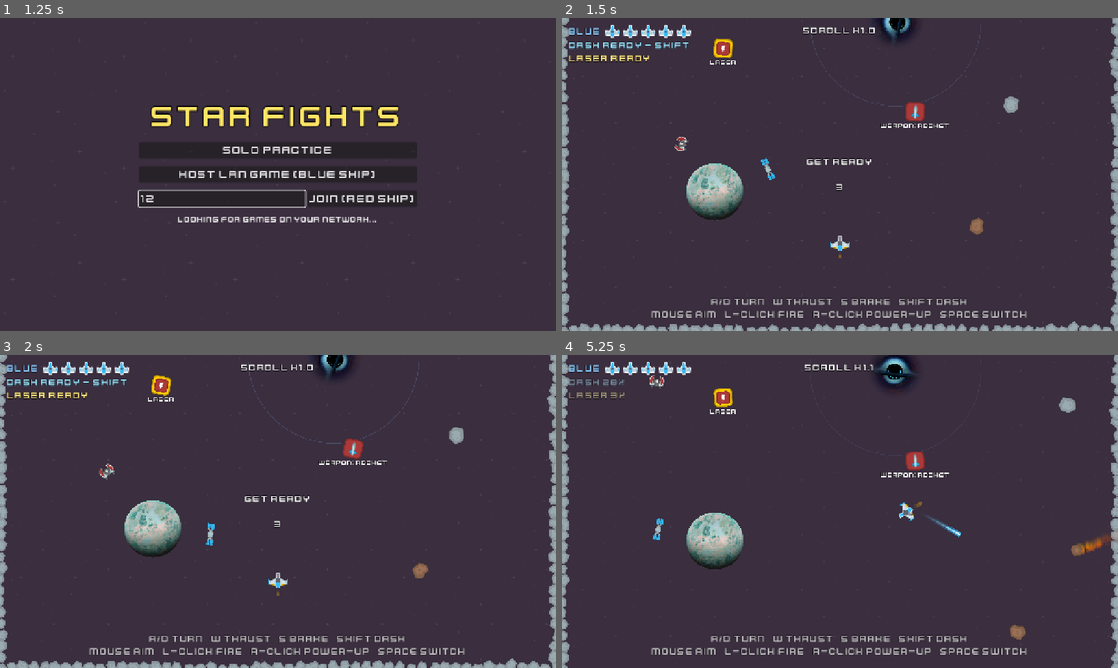
Above: before the commit, frames 1-4 (two rows, left to right).
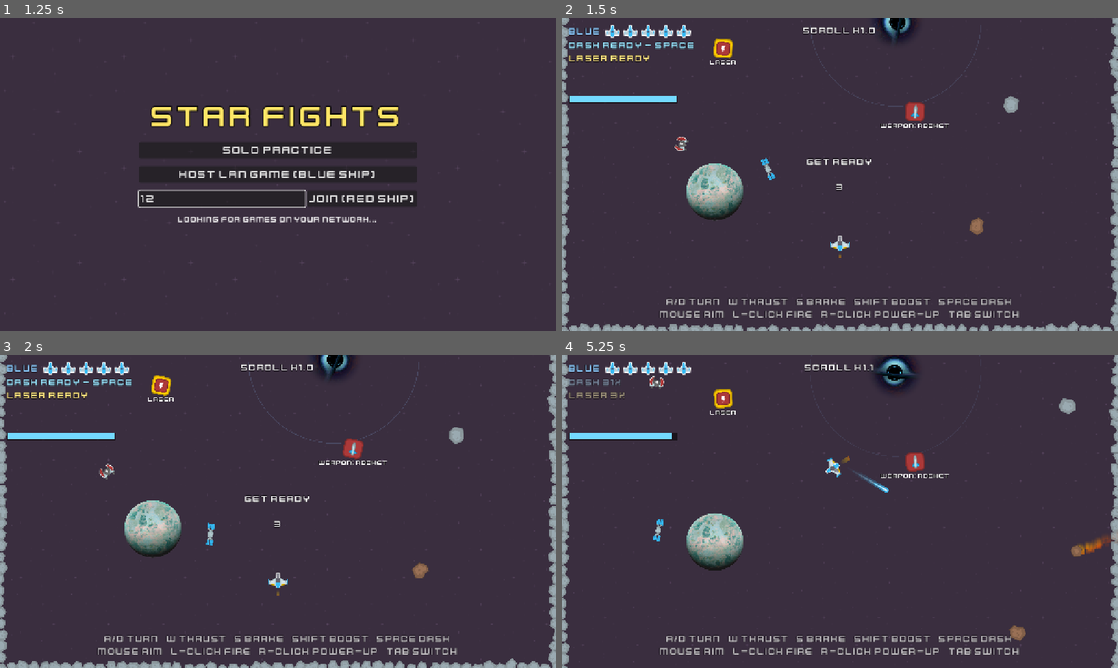
Above: after the commit, the same moments.

Repository: pricezhang42/star-fight
Game: Godot game, scene res://scenes/menu.tscn
The game is run twice, just before and just after one commit, with the same random seed, the same clock (stepped at 60 frames per second) and the same inputs.
Inputs (mouse positions are in pixels of both pictures, inside the frame that each line leads up to):
- Up to frame 1 (1.25 s): click (222, 199) at 0.52 s; type "12" at 0.6 s
- Up to frame 2 (1.5 s): click "SOLO PRACTICE" at 1.25 s
- Up to frame 3 (2 s): no input
- Up to frame 4 (5.25 s): tap Enter (restart) at 2 s; move the mouse to (962, 495) at 2.02 s; hold D (turn_right) 2.03-2.78 s; tap Space (dash, bound only after the commit) at 2.1, 3.05, 3.6, 4.55 s; tap Shift (dash, bound only before the commit) at 2.3, 2.85, 3.8, 4.35 s; move the mouse to (728, 527) at 2.77 s; hold S (brake) 2.78-3.53 s; move the mouse to (895, 442) at 3.52 s; hold D (turn_right) 3.53-4.28 s; move the mouse to (812, 574) at 4.27 s; hold W (thrust) 4.28-5.03 s; move the mouse to (1006, 558) at 5.02 s; press the mouse at (1006, 558) at 5.03 s; hold A (turn_left) from 5.03 s (still down)

Frame 1 is identical in both runs. In frame 2, 2.1% of the frame differs, in the area x 1-84%, y 7-96%; in frame 3, 2.1%; in frame 4, 3.9%, in the area x 0-100%, y 0-100%.

Commit message:
Boost with stamina on Shift; dash on Space; Tab switches power-ups
- Hold Shift to boost: top speed 340 -> ~545 and faster acceleration,
  even without W, while stamina lasts (about 3 s from full). Stamina
  refills by itself once you let go (after a short pause); if it runs
  dry, boost waits until a quarter has refilled. Longer engine flame
  while boosting.
- Stamina bar under each ship's HUD (also shown on the joining computer;
  the joiner's Shift is sent to the host)
- Dash moved to Space, power-up switch moved to Tab
- Power-up capsules keep at least 400 px apart so labels don't overlap

Diff:
--- a/project.godot
+++ b/project.godot
@@ -66,7 +66,7 @@
 }
 dash={
 "deadzone": 0.2,
-"events": [Object(InputEventKey,"resource_local_to_scene":fa …(140 unchanged characters)… d":false,"keycode":0,"physical_keycode":4194325,"key_label":0,"unicode":0,"location":0,"echo":false,"script":null)]
+"events": [Object(InputEventKey,"resource_local_to_scene":fa …(140 unchanged characters)… d":false,"keycode":0,"physical_keycode":32,"key_label":0,"unicode":32,"location":0,"echo":false,"script":null)]
 }
 use_item={
 "deadzone": 0.2,
@@ -74,7 +74,11 @@
 }
 next_item={
 "deadzone": 0.2,
-"events": [Object(InputEventKey,"resource_local_to_scene":fa …(140 unchanged characters)… d":false,"keycode":0,"physical_keycode":32,"key_label":0,"unicode":32,"location":0,"echo":false,"script":null)]
+"events": [Object(InputEventKey,"resource_local_to_scene":fa …(140 unchanged characters)… d":false,"keycode":0,"physical_keycode":4194306,"key_label":0,"unicode":0,"location":0,"echo":false,"script":null)]
+}
+boost={
+"deadzone": 0.2,
+"events": [Object(InputEventKey,"resource_local_to_scene":false,"resource_name":"","device":-1,"window_id":0,"alt_pressed":false,"shift_pressed":false,"ctrl_pressed":false,"meta_pressed":false,"pressed":false,"keycode":0,"physical_keycode":4194325,"key_label":0,"unicode":0,"location":0,"echo":false,"script":null)]
 }
 restart={
 "deadzone": 0.2,
--- a/scenes/hud.tscn
+++ b/scenes/hud.tscn
@@ -54,7 +54,7 @@
 offset_top = 50.0
 offset_right = 400.0
 offset_bottom = 80.0
-text = "DASH READY - SHIFT"
+text = "DASH READY - SPACE"
 label_settings = SubResource("ls")
 
 [node name="P1Laser" type="Label" parent="."]
@@ -72,6 +72,28 @@
 offset_bottom = 174.0
 theme_override_constants/separation = 12
 
+[node name="P1Stamina" type="Control" parent="."]
+offset_left = 16.0
+offset_top = 178.0
+offset_right = 266.0
+offset_bottom = 196.0
+mouse_filter = 2
+
+[node name="Back" type="ColorRect" parent="P1Stamina"]
+anchors_preset = 15
+anchor_right = 1.0
+anchor_bottom = 1.0
+mouse_filter = 2
+color = Color(0, 0, 0, 0.55)
+
+[node name="Fill" type="ColorRect" parent="P1Stamina"]
+offset_left = 2.0
+offset_top = 2.0
+offset_right = 248.0
+offset_bottom = 16.0
+mouse_filter = 2
+color = Color(0.45, 0.85, 1, 1)
+
 [node name="P2Label" type="Label" parent="."]
 modulate = Color(1, 0.55, 0.5, 1)
 anchors_preset = 1
@@ -107,7 +129,7 @@
 offset_right = -16.0
 offset_bottom = 80.0
 grow_horizontal = 0
-text = "DASH READY - SHIFT"
+text = "DASH READY - SPACE"
 label_settings = SubResource("ls")
 horizontal_alignment = 2
 
@@ -122,6 +144,32 @@
 grow_horizontal = 0
 alignment = 2
 theme_override_constants/separation = 12
+
+[node name="P2Stamina" type="Control" parent="."]
+anchors_preset = 1
+anchor_left = 1.0
+anchor_right = 1.0
+offset_left = -266.0
+offset_top = 178.0
+offset_right = -16.0
+offset_bottom = 196.0
+grow_horizontal = 0
+mouse_filter = 2
+
+[node name="Back" type="ColorRect" parent="P2Stamina"]
+anchors_preset = 15
+anchor_right = 1.0
+anchor_bottom = 1.0
+mouse_filter = 2
+color = Color(0, 0, 0, 0.55)
+
+[node name="Fill" type="ColorRect" parent="P2Stamina"]
+offset_left = 2.0
+offset_top = 2.0
+offset_right = 248.0
+offset_bottom = 16.0
+mouse_filter = 2
+color = Color(1, 0.6, 0.5, 1)
 
 [node name="P2Laser" type="Label" parent="."]
 anchors_preset = 1
@@ -162,8 +210,8 @@
 grow_horizontal = 2
 grow_vertical = 0
 modulate = Color(1, 1, 1, 0.7)
-text = "A/D TURN   W THRUST   S BRAKE   SHIFT DASH
-MOUSE AIM   L-CLICK FIRE   R-CLICK POWER-UP   SPACE SWITCH"
+text = "A/D TURN   W THRUST   S BRAKE   SHIFT BOOST   SPACE DASH
+MOUSE AIM   L-CLICK FIRE   R-CLICK POWER-UP   TAB SWITCH"
 label_settings = SubResource("ls")
 horizontal_alignment = 1
 
--- a/scripts/client_view.gd
+++ b/scripts/client_view.gd
@@ -67,6 +67,8 @@
 		buttons |= Net.BTN_BRAKE
 	if Input.is_action_pressed("fire"):
 		buttons |= Net.BTN_FIRE
+	if Input.is_action_pressed("boost"):
+		buttons |= Net.BTN_BOOST
 	Net.send_input(Input.get_axis("turn_left", "turn_right"), buttons, mouse)
 	for action in ["dash", "use_item", "next_item", "restart"]:
 		if Input.is_action_just_pressed(action):
--- a/scripts/hud.gd
+++ b/scripts/hud.gd
@@ -13,6 +13,7 @@
 @onready var _dash_labels := {1: $P1Dash, 2: $P2Dash}
 @onready var _laser_labels := {1: $P1Laser, 2: $P2Laser}
 @onready var _item_boxes := {1: $P1Items, 2: $P2Items}
+@onready var _stamina_bars := {1: $P1Stamina, 2: $P2Stamina}
 
 ## Which ship this screen belongs to: 1 on the host (and solo), 2 on the
 ## joining computer. Decides whose bottom-edge warning is shown.
@@ -21,6 +22,8 @@
 var _dash := {1: -1.0, 2: -1.0}
 var _laser := {1: -1.0, 2: -1.0}
 var _items := {1: [], 2: []}
+var _stamina := {1: 1.0, 2: 1.0}
+var _boosting := {1: false, 2: false}
 var _weapon := {1: 0, 2: 0}
 var _weapon_left := {1: 0.0, 2: 0.0}
 var _shield := {1: 0.0, 2: 0.0}
@@ -39,7 +42,7 @@
 ## Solo practice: hide the red ship's side of the HUD.
 func set_solo(solo: bool) -> void:
 	_solo = solo
-	for node in [$P2Label, $P2Lives, $P2Dash, $P2Laser, $P2Items]:
+	for node in [$P2Label, $P2Lives, $P2Dash, $P2Laser, $P2Items, $P2Stamina]:
 		node.visible = not solo
 
 
@@ -61,7 +64,7 @@
 	_dash[id] = ready_fraction
 	var label: Label = _dash_labels[id]
 	if ready_fraction >= 1.0:
-		label.text = "DASH READY - SHIFT"
+		label.text = "DASH READY - SPACE"
 		label.modulate = Color(0.6, 0.9, 1.0)
 	else:
 		label.text = "DASH %d%%" % int(ready_fraction * 100.0)
@@ -122,6 +125,20 @@
 		box.add_child(slot)
 
 
+## Boost stamina bar, 0..1 (brighter while boosting).
+func set_stamina(id: int, fraction: float, boosting: bool) -> void:
+	_stamina[id] = fraction
+	_boosting[id] = boosting
+	var bar: Control = _stamina_bars[id]
+	var fill: ColorRect = bar.get_node("Fill")
+	var inner := bar.size.x - 4.0
+	fill.size.x = inner * clampf(fraction, 0.0, 1.0)
+	if id == 2:
+		fill.position.x = 2.0 + inner - fill.size.x # red bar drains toward the right edge
+	var base := Color(0.45, 0.85, 1.0) if id == 1 else Color(1.0, 0.6, 0.5)
+	fill.color = base.lightened(0.35) if boosting else (base if fraction > 0.25 else Color(1.0, 0.35, 0.3))
+
+
 func set_scroll(mult: float) -> void:
 	scroll_label.text = "SCROLL x%.1f" % mult
 
@@ -154,6 +171,8 @@
 		"dash": [_dash[1], _dash[2]],
 		"laser": [_laser[1], _laser[2]],
 		"items": [_items[1], _items[2]],
+		"stamina": [_stamina[1], _stamina[2]],
+		"boosting": [_boosting[1], _boosting[2]],
 		"weapon": [_weapon[1], _weapon[2]],
 		"weapon_left": [_weapon_left[1], _weapon_left[2]],
 		"shield": [_shield[1], _shield[2]],
@@ -180,6 +199,7 @@
 			set_laser(id, maxf(st.laser[i], 0.0))
 		elif st.laser[i] != _laser[id]:
 			set_laser(id, st.laser[i])
+		set_stamina(id, st.stamina[i], st.boosting[i])
 		if st.items[i] != _items[id] or st.sel[i] != _selected[id]:
 			set_items(id, st.items[i], st.sel[i])
 		set_danger(id, st.danger[i])
--- a/scripts/level_generator.gd
+++ b/scripts/level_generator.gd
@@ -261,6 +261,14 @@
 				break
 		if near_hole:
 			continue
+		# Keep capsules apart so their labels don't overlap.
+		var crowded := false
+		for other in get_tree().get_nodes_in_group("pickups"):
+			if other.global_position.distance_to(global_pos) < 400.0:
+				crowded = true
+				break
+		if crowded:
+			continue
 		var pickup := Area2D.new()
 		pickup.set_script(PICKUP)
 		if _rng.randf() < PowerUps.WEAPON_CHANCE:
--- a/scripts/main.gd
+++ b/scripts/main.gd
@@ -77,6 +77,7 @@
 		var id: int = p.player_id
 		p.lives_changed.connect(func(n: int): hud.set_lives(id, n))
 		p.dash_changed.connect(func(f: float): hud.set_dash(id, f))
+		p.stamina_changed.connect(func(f: float, b: bool): hud.set_stamina(id, f, b))
 		p.laser_changed.connect(func(f: float): hud.set_laser(id, f))
 		p.items_changed.connect(func(it: Array, sel: int): hud.set_items(id, it, sel))
 		p.loadout_changed.connect(func(w: int, wl: float, sh: float): hud.set_loadout(id, w, wl, sh))
--- a/scripts/net.gd
+++ b/scripts/net.gd
@@ -27,6 +27,7 @@
 const BTN_THRUST := 1
 const BTN_BRAKE := 2
 const BTN_FIRE := 4
+const BTN_BOOST := 8
 var remote_turn := 0.0 ## -1..1 (A/D)
 var remote_buttons := 0 ## BTN_* bits that are held down
 var remote_mouse := Vector2.ZERO ## where the red ship is aiming (world position)
--- a/scripts/pickup.gd
+++ b/scripts/pickup.gd
@@ -17,6 +17,7 @@
 
 
 func _ready() -> void:
+	add_to_group("pickups")
 	collision_layer = 0
 	collision_mask = 2 # ships
 	var shape := CircleShape2D.new()
--- a/scripts/player.gd
+++ b/scripts/player.gd
@@ -1,7 +1,7 @@
 extends CharacterBody2D
 ## A player's starship. Player 1 is blue, player 2 is red; otherwise they are
 ## identical. A/D rotate the ship, W thrusts (let go and the ship coasts to a
-## stop in about a second), S brakes hard, Shift dashes. The turret on top of
+## stop in about a second), S brakes hard, Shift boosts (uses stamina), Space dashes. The turret on top of
 ## the ship swivels to follow the mouse. Left click fires a single heavy laser
 ## shot along the turret (5 s cooldown). It flies like the comets Darth used to
 ## throw: fast, bounces off asteroids and knocks them away, flies over
@@ -18,6 +18,8 @@
 signal status_changed(reversed: bool, giant: bool, slick: bool)
 ## 0..1 how recharged the dash is (1 = ready).
 signal dash_changed(ready_fraction: float)
+## 0..1 stamina for the boost, and whether the ship is boosting right now.
+signal stamina_changed(fraction: float, boosting: bool)
 ## 0..1 how recharged the laser is (1 = ready).
 signal laser_changed(ready_fraction: float)
 ## The power-ups held (PowerUps.Kind values) and which one is selected.
@@ -32,6 +34,15 @@
 @export var speed := 0.0 ## current speed (starts parked)
 @export var min_speed := 0.0
 @export var max_speed := 340.0
+## Boost (hold Shift): faster top speed and acceleration while stamina lasts.
+@export var boost_speed_mult := 1.6
+@export var boost_accel_mult := 2.2
+@export var stamina_max := 100.0
+@export var stamina_drain := 35.0 ## per second while boosting (~3 s of boost)
+@export var stamina_regen := 18.0 ## per second once you've stopped boosting
+@export var stamina_regen_delay := 0.8 ## seconds after a boost before it refills
+## After running dry, boost can't start again until stamina is back to this.
+@export var stamina_restart := 25.0
 @export var acceleration := 420.0 ## speed gained per second while holding W
 @export var coast_drag := 320.0 ## speed lost per second when W is released
 @export var brake_force := 1400.0 ## speed lost per second while holding S
@@ -94,6 +105,13 @@
 var _phasing := false
 var _last_dash_report := -1.0
 var _last_laser_report := -1.0
+## Boost stamina.
+var stamina := 100.0
+var boosting := false
+var _stamina_locked := false
+var _regen_wait := 0.0
+var _last_stamina_report := -1.0
+var _last_boosting := false
 ## Power-ups held (up to PowerUps.MAX_HELD) and the selected slot.
 var items: Array = []
 var selected := 0
@@ -161,6 +179,7 @@
 	var stop_ := false
 	var firing := false
 	var dash_now := false
+	var boost_held := false
 	var use_now := false
 	var next_now := false
 	var aim := global_position
@@ -169,6 +188,7 @@
 		go = Net.remote_buttons & Net.BTN_THRUST != 0
 		stop_ = Net.remote_buttons & Net.BTN_BRAKE != 0
 		firing = Net.remote_buttons & Net.BTN_FIRE != 0
+		boost_held = Net.remote_buttons & Net.BTN_BOOST != 0
 		dash_now = Net.take_event("dash")
 		use_now = Net.take_event("use_item")
 		next_now = Net.take_event("next_item")
@@ -178,6 +198,7 @@
 		go = Input.is_action_pressed("thrust")
 		stop_ = Input.is_action_pressed("brake")
 		firing = Input.is_action_pressed("fire")
+		boost_held = Input.is_action_pressed("boost")
 		dash_now = Input.is_action_just_pressed("dash")
 		use_now = Input.is_action_just_pressed("use_item")
 		next_now = Input.is_action_just_pressed("next_item")
@@ -196,13 +217,37 @@
 		_ang_vel = 0.0
 		heading += turn * turn_speed * delta
 		_move_dir = rotate_toward(_move_dir, heading, 8.0 * delta)
-	if go:
-		speed += acceleration * delta
+	# Boost: uses stamina; pushes the ship forward even without W.
+	boosting = boost_held and not stop_ and stamina > 0.0 and not _stamina_locked
+	if boosting:
+		stamina = maxf(0.0, stamina - stamina_drain * delta)
+		_regen_wait = stamina_regen_delay
+		if stamina <= 0.0:
+			_stamina_locked = true # ran dry: wait for it to refill a bit
+	else:
+		_regen_wait = maxf(0.0, _regen_wait - delta)
+		if _regen_wait <= 0.0:
+			stamina = minf(stamina_max, stamina + stamina_regen * delta)
+		if _stamina_locked and stamina >= stamina_restart:
+			_stamina_locked = false
+	var top := max_speed * (boost_speed_mult if boosting else 1.0)
+	if boosting:
+		speed = minf(speed + acceleration * boost_accel_mult * delta, top)
+	elif speed > top:
+		# Still above normal top speed after a boost: ease back down.
+		speed = maxf(top, speed - coast_drag * delta)
+	elif go:
+		speed = minf(speed + acceleration * delta, top)
 	else:
 		speed -= coast_drag * delta # coast to a stop
 	if stop_:
 		speed -= brake_force * delta
-	speed = clampf(speed, min_speed, max_speed)
+	speed = maxf(speed, min_speed)
+	var frac := stamina / stamina_max
+	if absf(frac - _last_stamina_report) > 0.005 or boosting != _last_boosting:
+		_last_stamina_report = frac
+		_last_boosting = boosting
+		stamina_changed.emit(frac, boosting)
 	rotation = heading
 	gravity_grace -= delta
 	drift *= exp(-drift_damping * delta)
@@ -333,6 +378,8 @@
 
 	_flame_t += delta * 30.0
 	var throttle := inverse_lerp(min_speed, max_speed, speed)
+	if boosting:
+		throttle *= 1.5 # long boost flame
 	flame.scale = Vector2(0.8 + 0.4 * throttle, (0.6 + 1.2 * throttle) * (1.0 + 0.2 * sin(_flame_t))) * size_mult
 	if _invuln > 0.0:
 		_invuln -= delta
